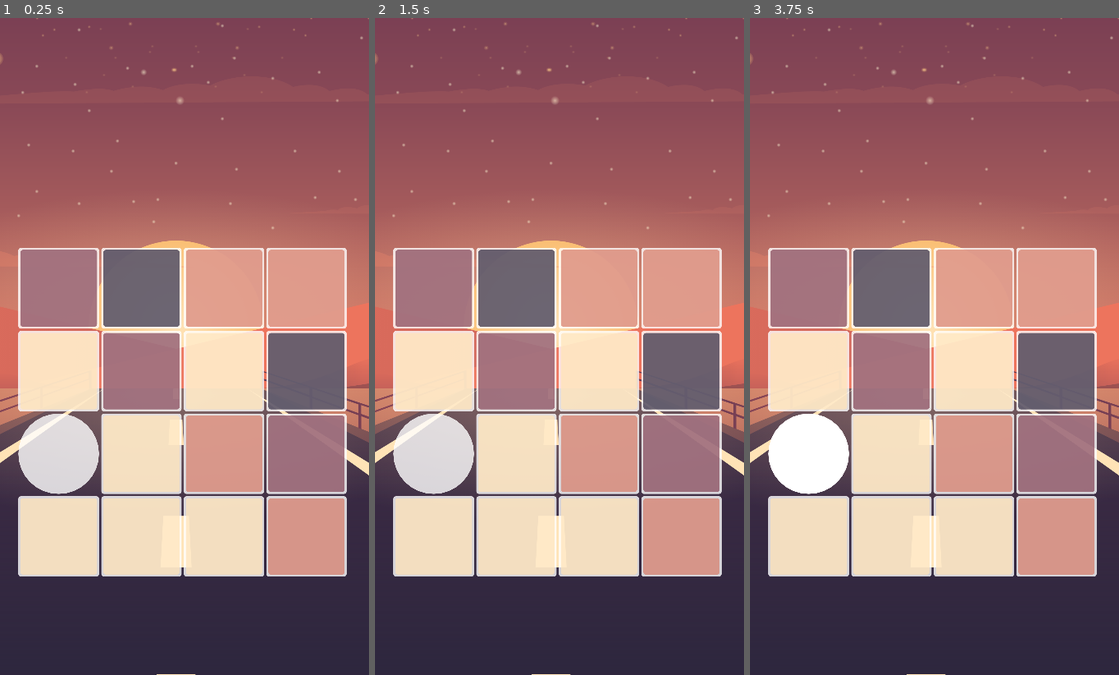
Above: before the commit, frames 1-3 (left to right).
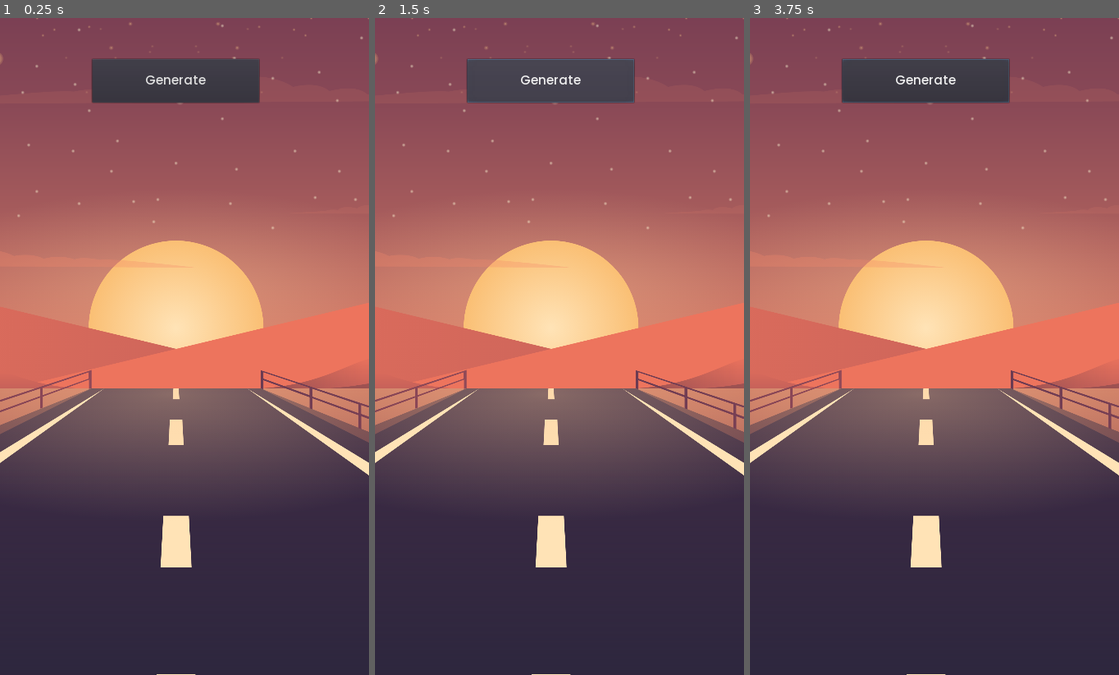
Above: after the commit, the same moments.

Repository: Cofica17/ColorCubes
Game: Godot game, scene res://level_generator/LevelGenerator.tscn
Same seed, same stepped clock (60 frames per second), same inputs: the game is played once before the commit and once after it. Before the commit the project starts from res://scenes/Game.tscn. The engine's default icon, where the game draws it, is replaced by a stand-in: a white triangle on a blue panel in a dark square.
Inputs (mouse positions are in pixels of both pictures, inside the frame that each line leads up to):
- Up to frame 1 (0.25 s): no input
- Up to frame 2 (1.5 s): click (552, 83) at 0.5 s, where only the run after the commit has a clickable "Generate"; click (552, 83) at 1.25 s, where only the run after the commit has a clickable "Generate"
- Up to frame 3 (3.75 s): click (927, 83) at 2 s, where only the run after the commit has a clickable "Generate"; tap Enter at 2.75 s; move the mouse to (1015, 313) at 2.77 s; press the mouse at (1015, 313) at 2.78 s; tap Space at 3.5 s; move the mouse to (860, 379) at 3.52 s; release the mouse at (860, 379) at 3.53 s; click (860, 379) at 3.6 s

The runs differ from the first frame. In frame 1, 45% of the frame differs, in the area x 4-94%, y 6-85%; in frame 2, 45%; in frame 3, 45%.

Commit message:
create level generator

Diff:
--- a/BoardThemes.gd
+++ b/board_themes/BoardThemes.gd
@@ -1,12 +1,15 @@
 extends Node
 
 var desert := {
-	"total_number_of_possible_colors" : 4,
 	"colors" : {
 		0 : "#b32e263d",
 		1 : "#b3ffe3b5",
 		2 : "#b3824254",
-		3 : "#b3d67a66"
+		3 : "#b3d67a66",
+		4 : "b3ad5e5e",
+		5 : "b3c2a3ad",
+		6 : "b3c9a396",
+		7 : "b3e8bd75"
 	},
 	"connection_rects_icons" : {
 		0 : load("res://assets/desert/icons/cacstus.png"),
--- /dev/null
+++ b/level_generator/LevelGenerator.gd
@@ -0,0 +1,110 @@
+extends Node2D
+
+var root_folder = "user://"
+
+func _ready():
+	randomize()
+	generate_levels(Levels.PACKS.CLASSIC, Levels.DIFFICULTY.LEVEL_1)
+
+
+func generate_levels(pack, level) -> void:
+	var configuration = LevelGeneratorConfiguration.get_configuration(pack, level)
+	var file_name = Levels.get_file_name(pack, level)
+
+	var generated_levels = generate_classic_levels(configuration)
+
+	var file_path = root_folder + "/" + file_name
+
+	var file = File.new()
+	file.open(file_path, File.WRITE)
+	file.store_string(JSON.print(generated_levels))
+	file.close()
+
+
+func generate_classic_levels(config_array:Array) -> Dictionary:
+	var result := {}
+
+	var level = 1
+
+	for configuration in config_array:
+		var board_size = configuration.board_size * configuration.board_size
+		var colors = configuration.colors
+		var levels = configuration.levels
+
+		var mgr_idx =  randi() % board_size
+
+		for i in levels:
+			result[level] = {}
+
+			for j in board_size:
+				var random_color_idx = randi() % colors
+
+				var grid_rect := {
+					"color" : random_color_idx,
+					"is_control" : false
+				}
+
+				if mgr_idx == j:
+					grid_rect.is_control = true
+					grid_rect.color = -1
+
+				result[level][j] = grid_rect
+
+			result[level] = check_colors_and_adjust(configuration.min_amount_same_color_cubes, result[level])
+
+			level += 1
+
+	return result
+
+
+func check_colors_and_adjust(min_amount_same_color_cubes:int, level_details:Dictionary) -> Dictionary:
+	var color_counter = {}
+
+	for i in level_details:
+		var grid_rect = level_details[i]
+
+		if grid_rect.is_control:
+			continue
+
+		var color = grid_rect.color
+
+		if color in color_counter:
+			color_counter[color] += 1
+		else:
+			color_counter[color] = 1
+
+	while true:
+		var all_good = true
+
+		for color_idx in color_counter:
+			if color_counter[color_idx] < min_amount_same_color_cubes:
+				all_good = false
+
+				var color_with_max_sum = _get_color_with_max_sum(color_counter.duplicate())
+
+				for j in level_details:
+					var grid_rect = level_details[j]
+
+					if grid_rect.is_control:
+						continue
+
+					if grid_rect.color == color_with_max_sum:
+						grid_rect.color = color_idx
+						color_counter[color_with_max_sum] -= 1
+						color_counter[color_idx] += 1
+						break
+
+		if all_good:
+			break
+
+	return level_details
+
+
+func _get_color_with_max_sum(color_counter) -> int:
+	var m = 0
+	var idx
+	for c in color_counter:
+		if color_counter[c] > m:
+			m = color_counter[c]
+			idx = c
+	return idx
--- a/scenes/Game.tscn
+++ b/level_generator/LevelGenerator.tscn
@@ -1,8 +1,14 @@
-[gd_scene load_steps=4 format=2]
+[gd_scene load_steps=7 format=2]
 
 [ext_resource path="res://scenes/Grid.tscn" type="PackedScene" id=1]
+[ext_resource path="res://fonts/Poppins-Medium.ttf" type="DynamicFontData" id=2]
 [ext_resource path="res://scripts/Game.gd" type="Script" id=3]
 [ext_resource path="res://assets/desert/tex/desert_bg.png" type="Texture" id=4]
+[ext_resource path="res://level_generator/LevelGenerator.gd" type="Script" id=5]
+
+[sub_resource type="DynamicFont" id=1]
+size = 24
+font_data = ExtResource( 2 )
 
 [node name="Game" type="Control"]
 anchor_right = 1.0
@@ -16,6 +22,7 @@
 anchor_right = 1.0
 anchor_bottom = 1.0
 mouse_filter = 2
+color = Color( 0.909804, 0.741176, 0.458824, 0.701961 )
 __meta__ = {
 "_edit_use_anchors_": false
 }
@@ -31,7 +38,22 @@
 }
 
 [node name="Grid" parent="." instance=ExtResource( 1 )]
-anchor_top = 0.35
-anchor_bottom = 0.85
-columns = 4
-rows = 4
+visible = false
+anchor_top = 0.25
+anchor_bottom = 0.75
+columns = 3
+rows = 3
+
+[node name="LevelGenerator" type="Node2D" parent="."]
+script = ExtResource( 5 )
+
+[node name="Button" type="Button" parent="LevelGenerator"]
+margin_left = 179.755
+margin_top = 79.95
+margin_right = 505.755
+margin_bottom = 164.95
+custom_fonts/font = SubResource( 1 )
+text = "Generate"
+__meta__ = {
+"_edit_use_anchors_": false
+}
--- /dev/null
+++ b/level_generator/LevelGeneratorConfiguration.gd
@@ -0,0 +1,11 @@
+extends Node
+
+
+var configuration := {
+	Levels.PACKS.CLASSIC : {
+		Levels.DIFFICULTY.LEVEL_1 : Classic_DF1.new().configuration
+	}
+}
+
+func get_configuration(pack, difficulty) -> Dictionary:
+	return configuration[pack][difficulty]
--- /dev/null
+++ b/level_generator/configurations/classic/Classic_DF1.gd
@@ -0,0 +1,49 @@
+extends Node
+class_name Classic_DF1
+
+var save_file_name
+
+var configuration = [
+			{
+				"board_size" : 3,
+				"colors" : 3,
+				"levels" : 10,
+				"min_amount_same_color_cubes" : 2
+			},
+			{
+				"board_size" : 3,
+				"colors" : 4,
+				"levels" : 10,
+				"min_amount_same_color_cubes" : 2
+			},
+			{
+				"board_size" : 4,
+				"colors" : 3,
+				"levels" : 10,
+				"min_amount_same_color_cubes" : 2
+			},
+			{
+				"board_size" : 4,
+				"colors" : 4,
+				"levels" : 20,
+				"min_amount_same_color_cubes" : 2
+			},
+			{
+				"board_size" : 4,
+				"colors" : 5,
+				"levels" : 20,
+				"min_amount_same_color_cubes" : 2
+			},
+			{
+				"board_size" : 5,
+				"colors" : 4,
+				"levels" : 20,
+				"min_amount_same_color_cubes" : 2
+			},
+			{
+				"board_size" : 5,
+				"colors" : 5,
+				"levels" : 10,
+				"min_amount_same_color_cubes" : 2
+			}
+		]
--- a/project.godot
+++ b/project.godot
@@ -9,6 +9,11 @@
 config_version=4
 
 _global_script_classes=[ {
+"base": "Node",
+"class": "Classic_DF1",
+"language": "GDScript",
+"path": "res://level_generator/configurations/classic/Classic_DF1.gd"
+}, {
 "base": "GridRect",
 "class": "ColoredGridRect",
 "language": "GDScript",
@@ -30,6 +35,7 @@
 "path": "res://scripts/MoveableGridRect.gd"
 } ]
 _global_script_class_icons={
+"Classic_DF1": "",
 "ColoredGridRect": "",
 "Grid": "",
 "GridRect": "",
@@ -39,15 +45,17 @@
 [application]
 
 config/name="Color Cube"
-run/main_scene="res://scenes/Game.tscn"
+run/main_scene="res://level_generator/LevelGenerator.tscn"
 config/icon="res://icon.png"
 
 [autoload]
 
-Global="*res://Global.gd"
-BoardThemes="*res://BoardThemes.gd"
-Utils="*res://Utils.gd"
-CheckSolution="*res://CheckSolution.gd"
+Global="*res://singletons/Global.gd"
+BoardThemes="*res://board_themes/BoardThemes.gd"
+Utils="*res://singletons/Utils.gd"
+CheckSolution="*res://singletons/CheckSolution.gd"
+Levels="*res://singletons/Levels.gd"
+LevelGeneratorConfiguration="*res://level_generator/LevelGeneratorConfiguration.gd"
 
 [display]
 
--- a/scripts/Game.gd
+++ b/scripts/Game.gd
@@ -72,7 +72,7 @@
 			idx += 1
 
 			if is_grid_rect:
-				var random_color_idx = Global.RNG.randi() % Global.current_theme.total_number_of_possible_colors
+				var random_color_idx = Global.RNG.randi() % Global.total_number_of_possible_colors
 				grid_rect.set_color(Global.current_theme.colors[random_color_idx])
 
 	grid.call_deferred("adjust_board_size")
--- a/scripts/MoveableGridRect.gd
+++ b/scripts/MoveableGridRect.gd
@@ -5,7 +5,8 @@
 
 
 func _ready():
-	Global.connect("cancel_switch_grid_rects", self, "set_color", [Global.white])
+	color = inside_panel.get_stylebox("panel").bg_color
+	Global.connect("cancel_switch_grid_rects", self, "set_color", [color])
 
 
 func _on_clicked() -> void:
--- a/Global.gd
+++ b/singletons/Global.gd
@@ -13,6 +13,7 @@
 
 var current_theme : Dictionary
 var total_number_of_diff_connection_rects := 2
+var total_number_of_possible_colors := 8
 
 var colored_grid_rect
 var switch_grid_rects_initiated:bool = false
--- /dev/null
+++ b/singletons/Levels.gd
@@ -0,0 +1,27 @@
+extends Node
+
+enum PACKS {
+	CLASSIC,
+	CONNECTION
+}
+
+enum DIFFICULTY {
+	LEVEL_1,
+	LEVEL_2,
+	LEVEL_3
+}
+
+var difficulty_level_names := {
+	0 : "Introduction",
+	1 : "Challenging",
+	2 : "Insane"
+}
+
+var file_names := {
+	PACKS.CLASSIC : {
+		DIFFICULTY.LEVEL_1 : "classic_dfl_1.json"
+	}
+}
+
+func get_file_name(pack, difficulty) -> Dictionary:
+	return file_names[pack][difficulty]
Renamed: CheckSolution.gd -> singletons/CheckSolution.gd
Renamed: Utils.gd -> singletons/Utils.gd
